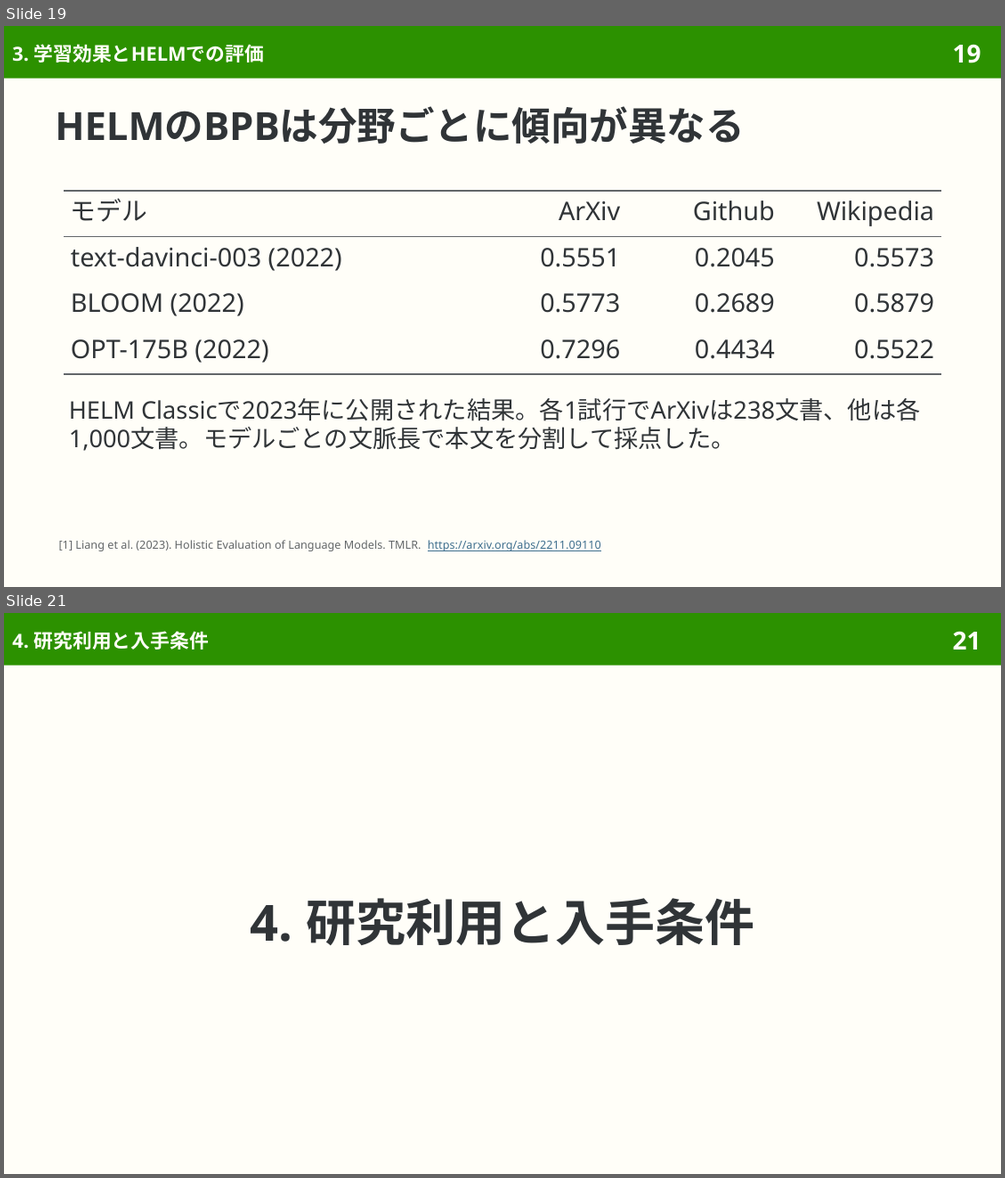
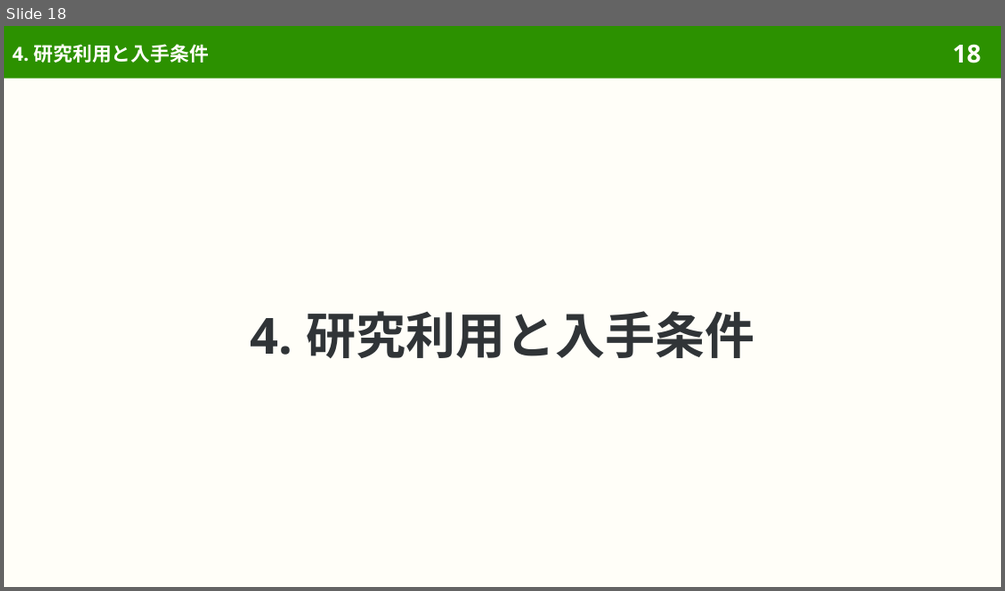
Before and after one commit to sasakiy84/datasets-in-10-minutes, a slide deck: slides/datasets-in-10-minutes-the-pile.pptx. Shown one above the other, each under a label of ours: slides 19 and 21 before the commit, slide 18 after it; the slides between them are not shown. The pictures are 1005x1178 and 1005x591 pixels, drawn with LibreOffice and Linux fonts; fonts in the diff are those of the drawing. Boxes give left, top, right and bottom in pixels: in the first picture for what was removed or moved away, otherwise in the second. Text is boxed around its words. In the diff, an @@ line names an element or a change of style, - is before the commit and + after.

```diff
--- a/slides/datasets-in-10-minutes-the-pile.pptx
+++ b/slides/datasets-in-10-minutes-the-pile.pptx
@@ slide 19 removed at <box>4,26,1001,587</box>, background #FFFEF8; not listed: 2 template elements that a slide beside it also shows @@
@@ title removed at <box>12,44,264,62</box> @@
-3. 学習効果とHELMでの評価
@@ title removed at <box>55,106,744,143</box> @@
-HELMのBPBは分野ごとに傾向が異なる
@@ table removed at <box>64,191,941,374</box>, 4 rows, 4 columns @@
-モデル | ArXiv | Github | Wikipedia
-text-davinci-003 (2022) | 0.5551 | 0.2045 | 0.5573
-BLOOM (2022) | 0.5773 | 0.2689 | 0.5879
-OPT-175B (2022) | 0.7296 | 0.4434 | 0.5522
@@ text removed at <box>69,398,920,451</box> @@
-HELM Classicで2023年に公開された結果。各1試行でArXivは238文書、他は各1,000文書。モデルごとの文脈長で本文を分割して採点した。
@@ text removed at <box>59,540,601,551</box> @@
-[1] Liang et al. (2023). Holistic Evaluation of Language Models. TMLR. https://arxiv.org/abs/2211.09110
@@ what was slide 21 is now slide 18 @@
@@ page number at <box>953,44,981,63</box>: text changed @@
-21
+18
```
Also in this commit, not shown: 24 slides changed, 2 other slides removed, 58 other files.
